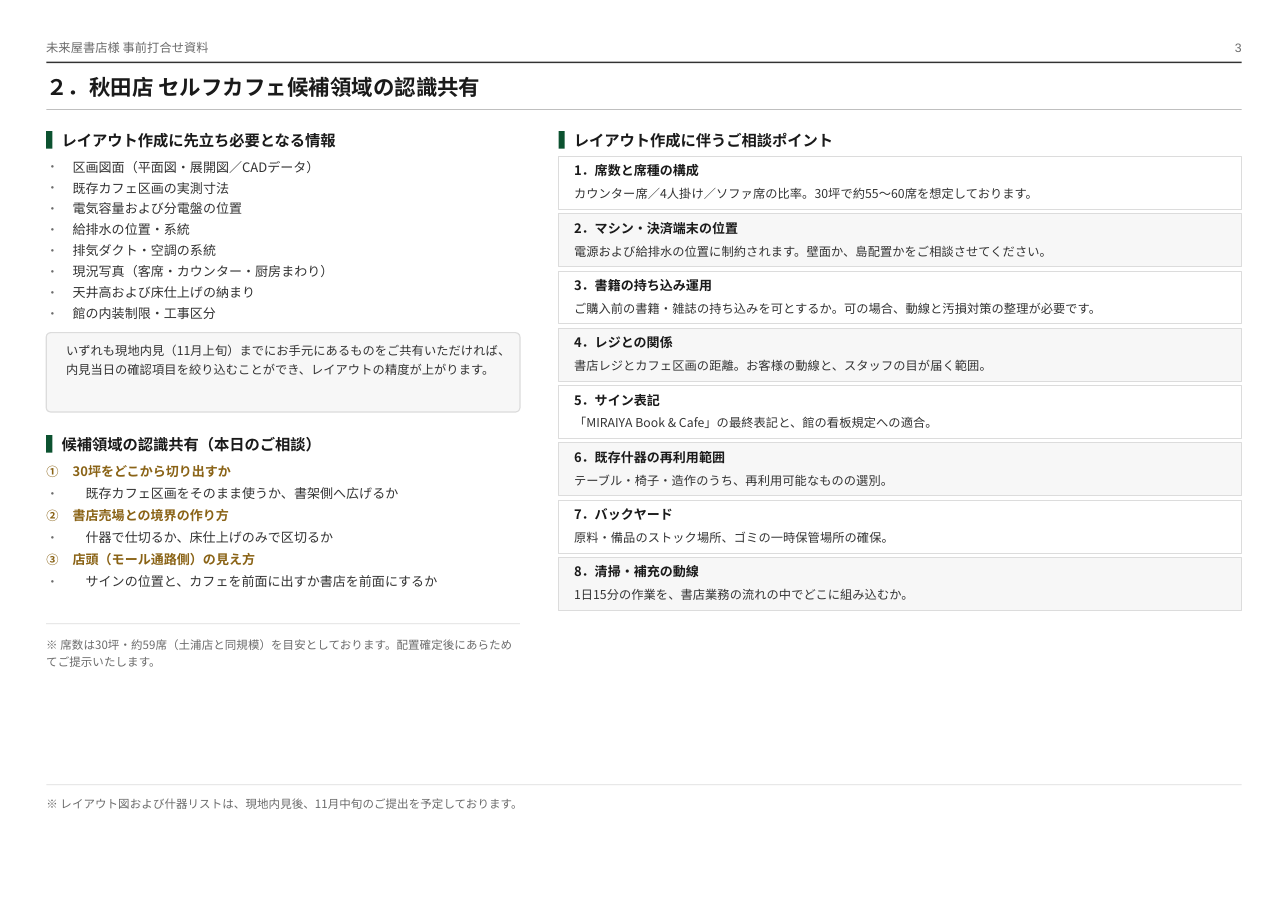
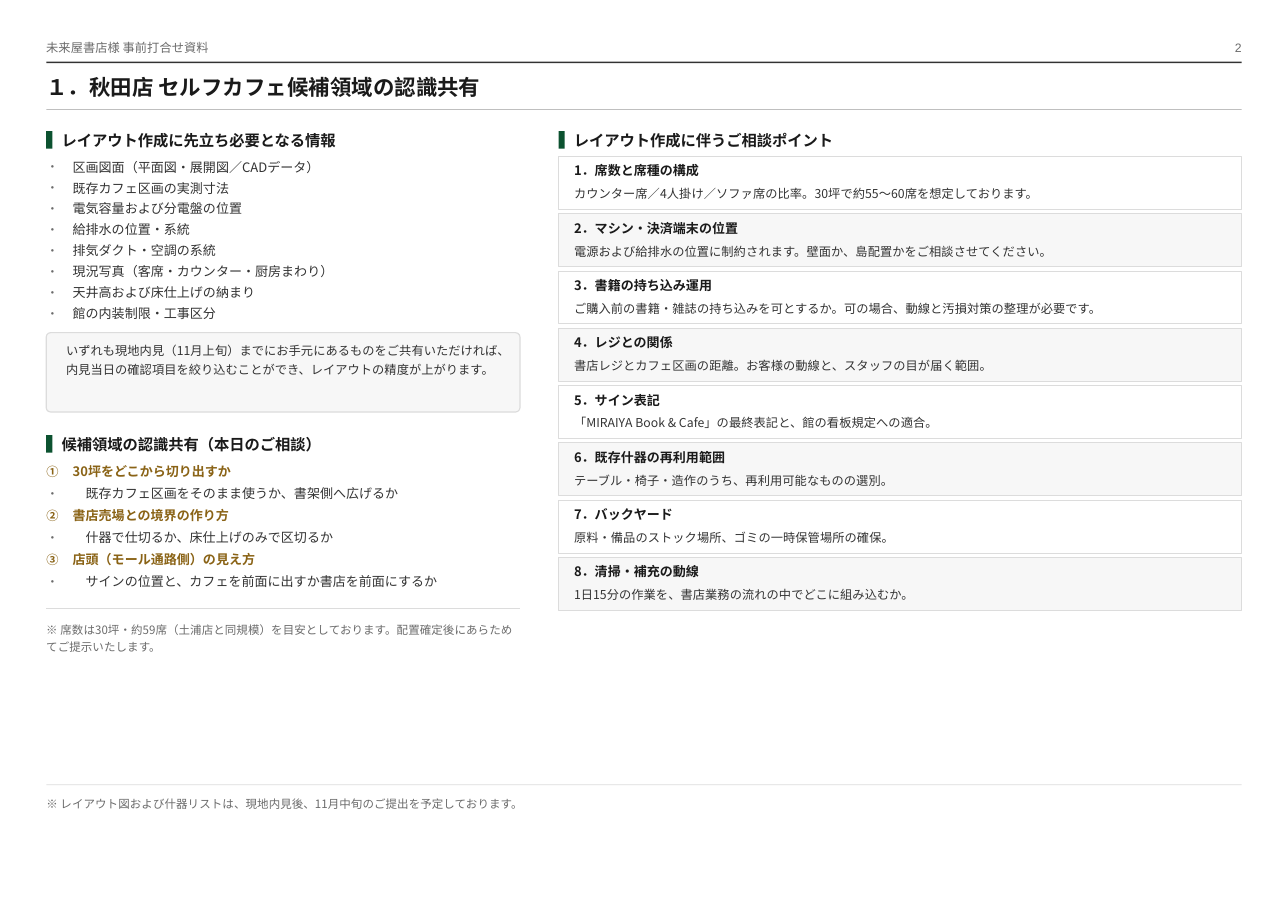
Before and after one commit to a5408071-cmd/suzuki-ceo, a slide deck: slide 2 of selfcafe-miraiya-kickoff-deck/mt-20261104.pptx (slide 3 before the commit). Drawn at 1288x911 pixels with LibreOffice and Linux fonts; fonts in the diff are those of the drawing. Boxes give left, top, right and bottom in pixels: in the first picture for what was removed or moved away, otherwise in the second. Text is boxed around its words. In the diff, an @@ line names an element or a change of style, - is before the commit and + after.

```diff
--- a/selfcafe-miraiya-kickoff-deck/mt-20261104.pptx
+++ b/selfcafe-miraiya-kickoff-deck/mt-20261104.pptx
@@ text at (46,76,480,97): text changed @@
-２．秋田店 セルフカフェ候補領域の認識共有
+１．秋田店 セルフカフェ候補領域の認識共有
@@ text "※ 席数は30坪・約59席（土浦店と同規模）を目安としております。配置確定後にあらためてご提示いたします。": place and size @@
-text "※ 席数は30坪・約59席（土浦店と同規模）を目安としております。配置確定後にあらためてご提示いたします。" at (46,639,512,667)
+text "※ 席数は30坪・約59席（土浦店と同規模）を目安としております。配置確定後にあらためてご提示いたします。" at (46,624,512,652)
@@ rectangle: place and size @@
-rectangle at (46,624,520,625)
+rectangle at (46,608,520,609)
```
Also in this commit, not shown: 3 other slides changed, 1 slide added, 3 other files.
